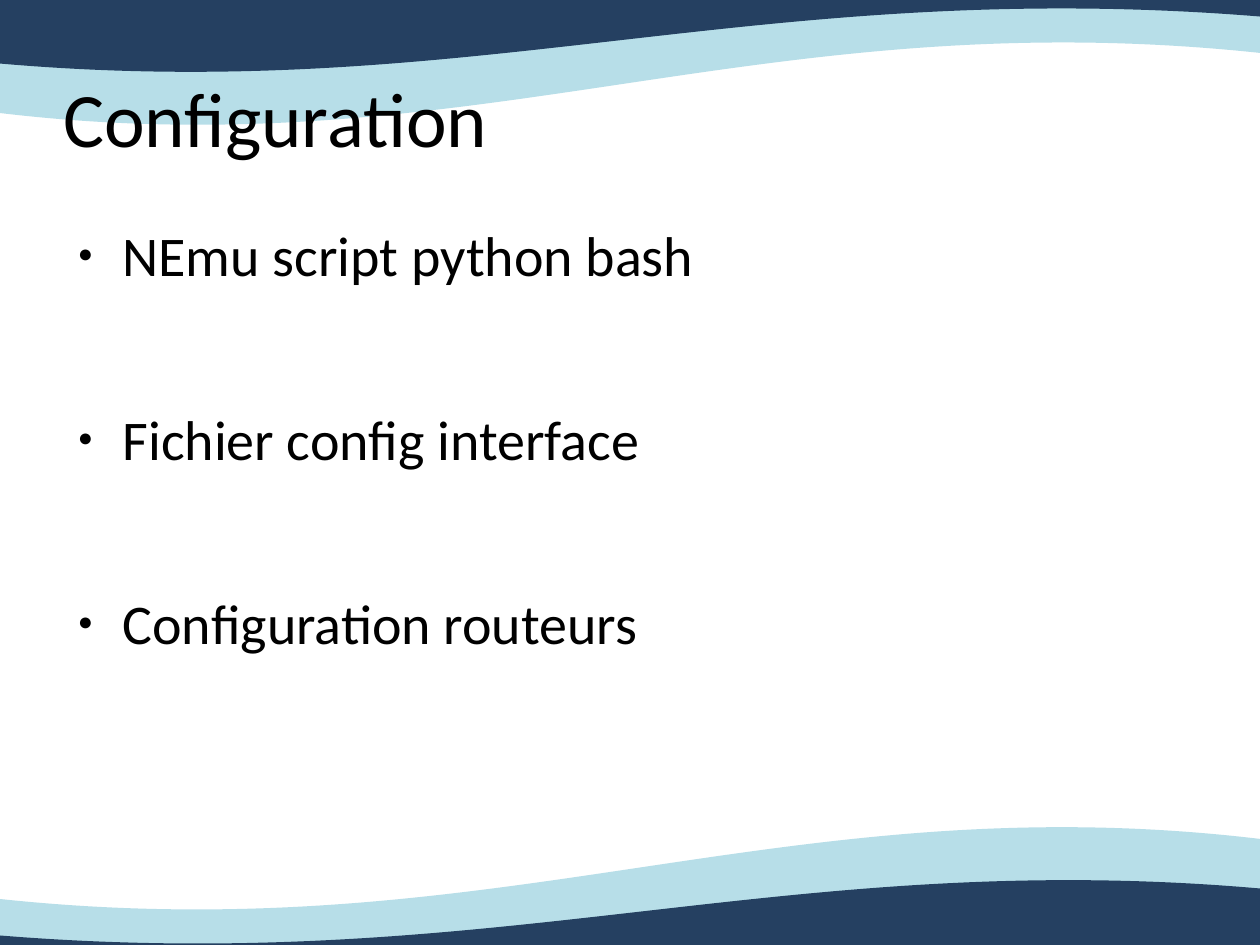
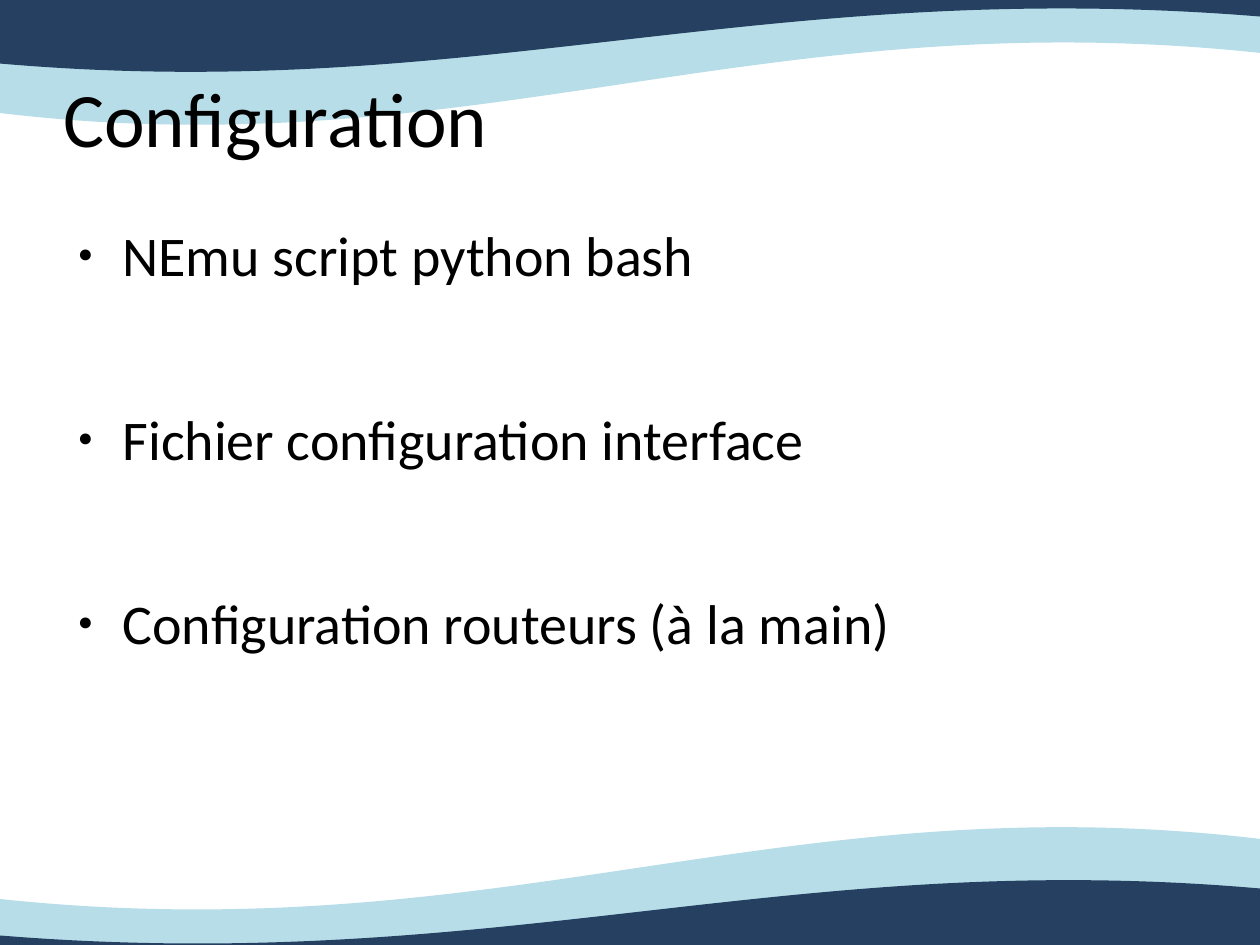
Before and after one commit to michelmassamiri/BlackHole-Routing-JS-App, a slide deck: slide 5 of audits/audits_1er_release.odp. Drawn at 1260x945 pixels with LibreOffice and Linux fonts; fonts in the diff are those of the drawing. Boxes give left, top, right and bottom in pixels: in the first picture for what was removed or moved away, otherwise in the second. Text is boxed around its words. In the diff, an @@ line names an element or a change of style, - is before the commit and + after.

```diff
--- a/audits/audits_1er_release.odp
+++ b/audits/audits_1er_release.odp
@@ text at box(123, 421, 890, 654): text changed @@
-● Fichier config interface
-● Configuration routeurs
+● Fichier configuration interface
+● Configuration routeurs (à la main)
```
Also in this commit, not shown: 1 slide added, 1 slide removed.
